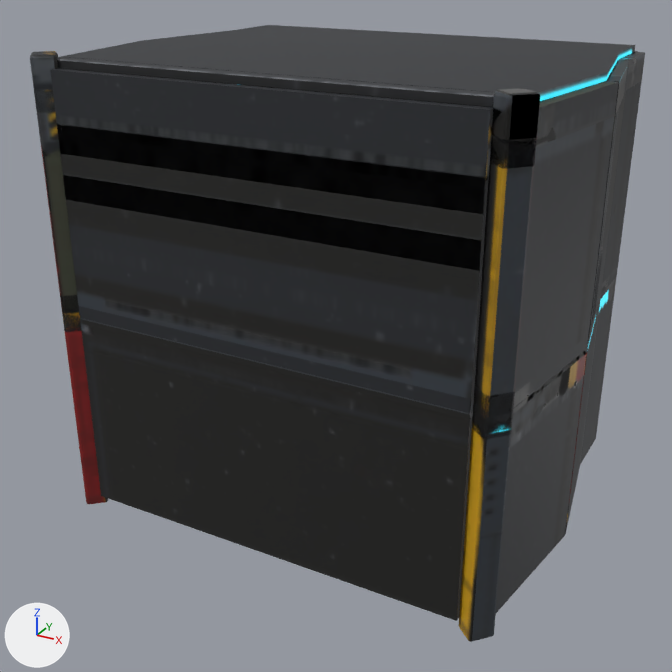
A saved change to the glTF model assets/models/cockpit_panorama/cockpit_panorama.gltf.
The view is the same before and after, from a 50 mm camera at (1.84, -3.58, 2.42) aimed at (-0.02, -0.19, 0.73). The axes (+X, +Y, +Z) are drawn at lower left. The lights are the same throughout. The first picture is the older version. Where no turn or scale is listed for an object, it has been applied to the vertices. Vertices at exactly the same position are counted once.

In view in the first picture: 'INNER_lower_1_cabin', 'INNER_upper_1_cabin', 'pod_cabin'.
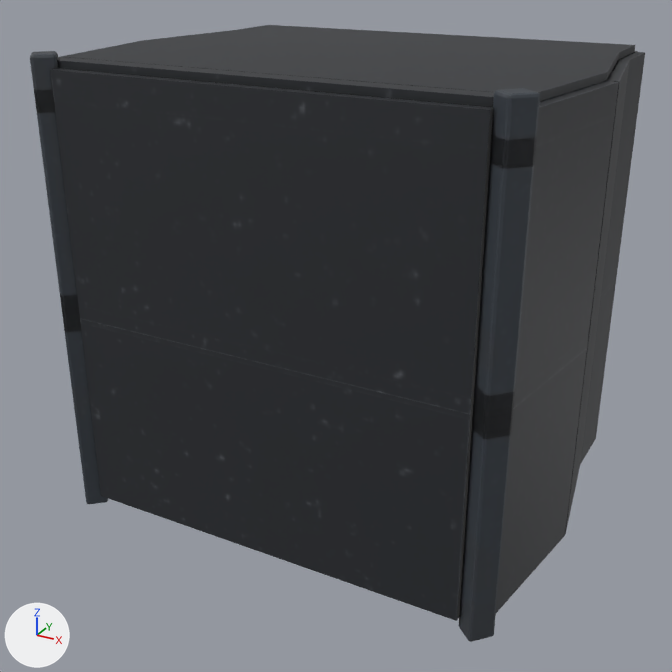
What differs and where, as boxes (x1, y1, x2, y2) in the pictures (672 x 672 px):
part 1 of me_inner_upper_1_cabin, surface changed (lighter)
    both: (50, 57, 494, 415)
part 2 of me_pod_cabin, surface changed
    both: (30, 45, 645, 642)

The change, as a diff of the scene's bpy script:
```diff
--- a/assets/models/cockpit_panorama/cockpit_panorama.gltf.py
+++ b/assets/models/cockpit_panorama/cockpit_panorama.gltf.py
@@ me_inner_upper_1_cabin @@
 # used by ob_inner_upper_1_cabin; location = (0.0, -0.93, 2.0)
-me_inner_upper_1_cabin.from_pydata(...)  # 4706 vertices, 9118 faces; spans x -0.96..0.96, y 0.04..0.44, z -1.11..-0.05
+me_inner_upper_1_cabin.from_pydata(...)  # 4702 vertices, 9118 faces; spans x -0.96..0.96, y 0.04..0.43, z -1.11..-0.05
+# me_inner_upper_1_cabin part 1: 626 kept faces spanning x -0.96..0.96, y 0.04..0.32, z -1.11..-0.05 get new texture (UV) coordinates
+# edits to the shape of me_inner_upper_1_cabin do not show in these pictures
 me_inner_upper_1_cabin.materials.append(mat_cockpit_cabin)
@@ me_pod_cabin @@
 me_pod_cabin.from_pydata(...)  # 7300 vertices, 14298 faces; spans x -1.09..1.09, y -0.92..0.79, z -0.06..1.97
 # used by ob_pod_cabin; location = (0.0, 0.0, 0.0)
+# me_pod_cabin part 2: texture (UV) coordinates of 14286 of 14298 faces, centred in x -1.08..1.08, y -0.92..0.79, z -0.06..1.97, changed; they spanned u 0.0..0.99, v 0.0..1.0 and now span u 0.0..0.99, v 0.0..1.0
 me_pod_cabin.materials.append(mat_cockpit_cabin)
```
